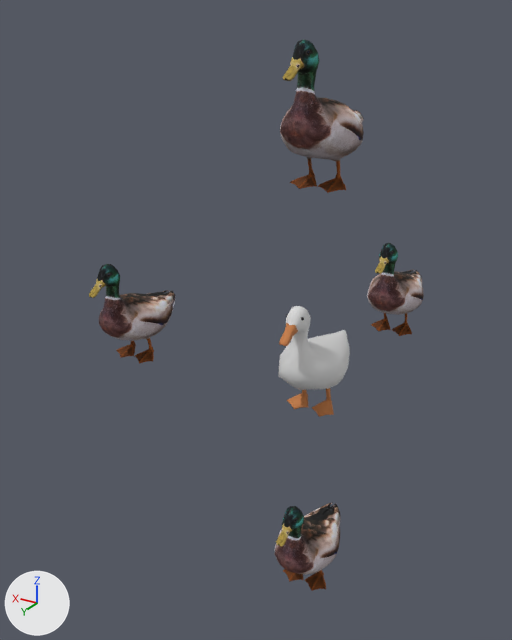
What one commit did to the Blender file Assets/Duck Feeding Game.blend.
Before and after are seen from a 50 mm lens placed at (-1.22, 2.5, 1.37), pointed at (0.55, -0.46, -0.11). Arrows for +X, +Y and +Z are at lower left; the lights stay in place.

Names of what the first picture shows: '12248_Bird_v1_L2', '12248_Bird_v1_L2.001', '12248_Bird_v1_L2.002', '12248_Bird_v1_L2.003', 'Cube.005'.
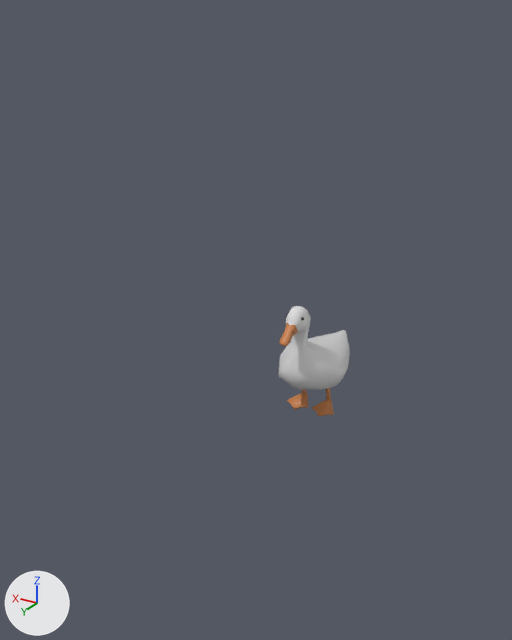
Pixel boxes [x1, y1, x2, y2] of what changed, in the pictures (512 x 640 px):
'12248_Bird_v1_L2.003', hidden: before [280, 40, 364, 193]
'12248_Bird_v1_L2.002', hidden: before [275, 502, 340, 591]
'12248_Bird_v1_L2', hidden: before [89, 264, 175, 364]
'12248_Bird_v1_L2.001', hidden: before [367, 243, 424, 336]

The change, as a diff of the scene's bpy script:
```diff
--- a/Assets/Duck Feeding Game.blend.py
+++ b/Assets/Duck Feeding Game.blend.py
@@ ob_12248_bird_v1_l2 @@
 ob_12248_bird_v1_l2.rotation_euler = (0.233, 0.0, -3.142)  # degrees (13, 0, -180)
+ob_12248_bird_v1_l2.hide_set(True)  # its collection is switched off
@@ ob_12248_bird_v1_l2_001 @@
 ob_12248_bird_v1_l2_001.rotation_euler = (0.233, 0.0, -3.142)  # degrees (13, 0, -180)
+ob_12248_bird_v1_l2_001.hide_set(True)  # its collection is switched off
@@ ob_12248_bird_v1_l2_002 @@
 ob_12248_bird_v1_l2_002.rotation_euler = (0.233, 0.0, -3.142)  # degrees (13, 0, -180)
+ob_12248_bird_v1_l2_002.hide_set(True)  # its collection is switched off
@@ ob_12248_bird_v1_l2_003 @@
 ob_12248_bird_v1_l2_003.rotation_euler = (0.233, 0.0, -3.142)  # degrees (13, 0, -180)
+ob_12248_bird_v1_l2_003.hide_set(True)  # its collection is switched off
```
